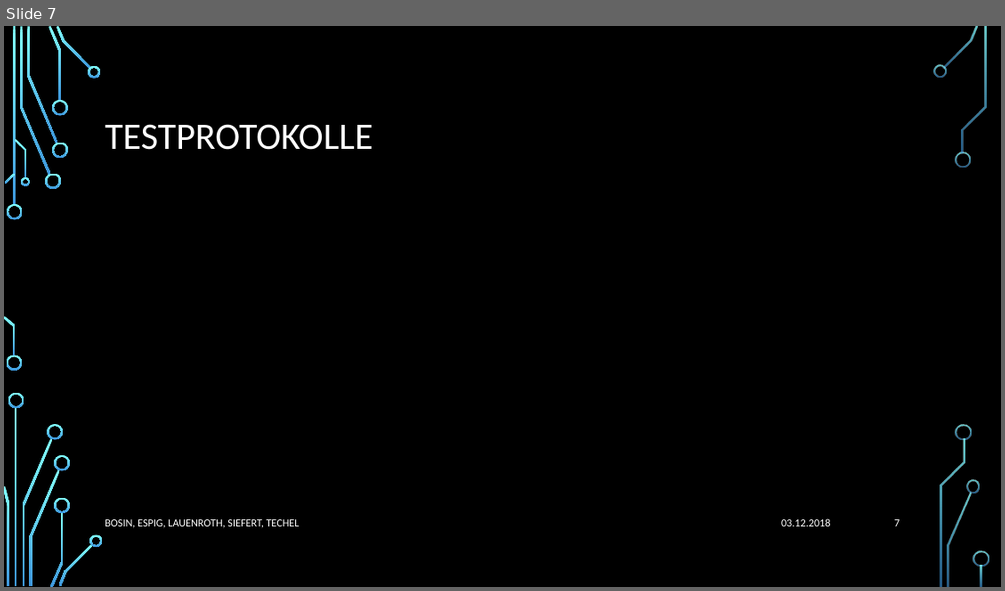
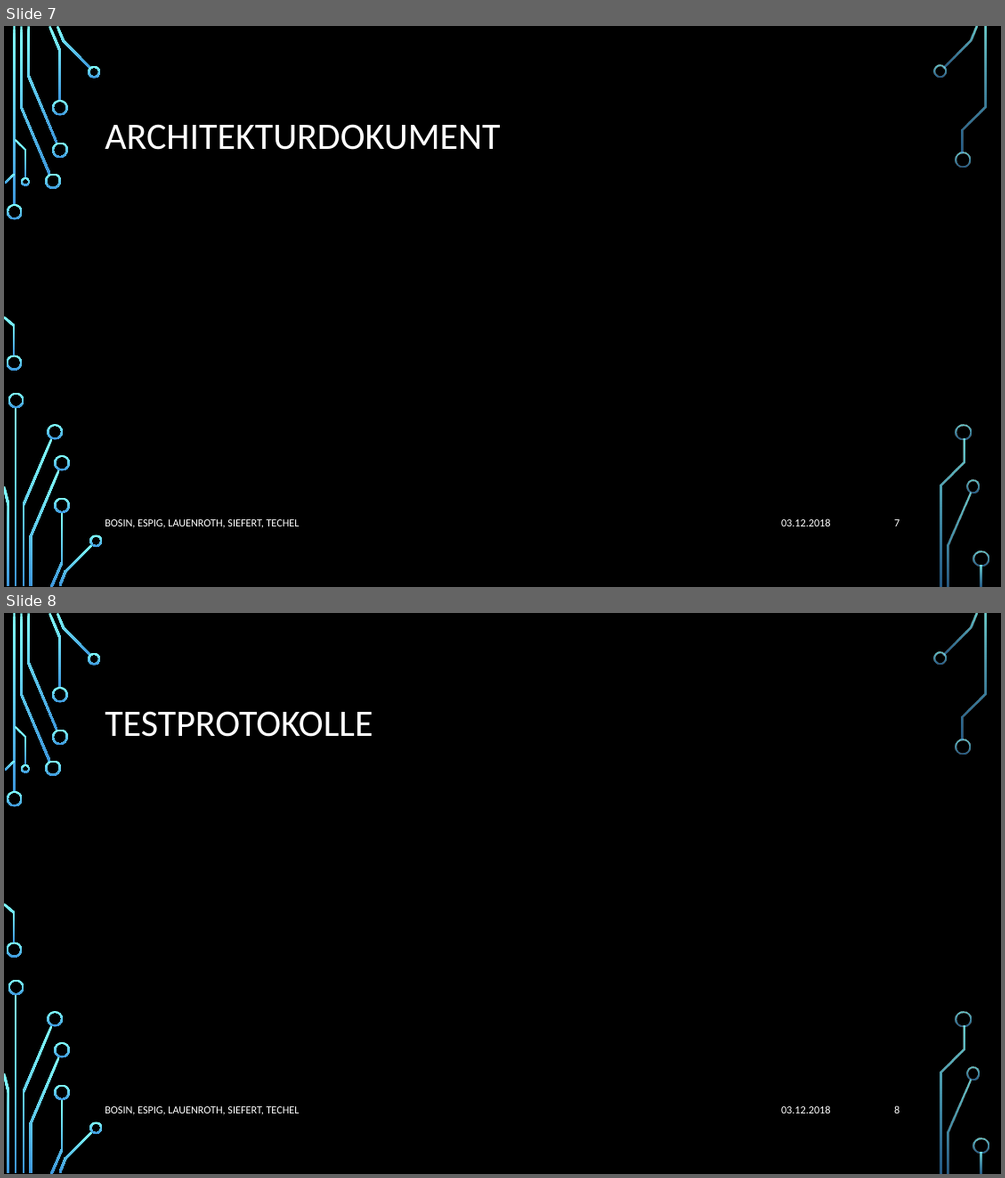
Before and after one commit to Jotec1705/SE-Project2018, a slide deck: Dokumente/02_Arbeitsbereich/01_Projekthandbuch/TouchDown Präsentation UniRisk.pptx. Shown one above the other, each under a label of ours: slide 7 before the commit, slides 7 and 8 after it. The pictures are 1005x591 and 1005x1178 pixels, drawn with LibreOffice and Linux fonts; fonts in the diff are those of the drawing; background and template pictures are left out. Boxes give left, top, right and bottom in pixels: in the first picture for what was removed or moved away, otherwise in the second. Text is boxed around its words. In the diff, an @@ line names an element or a change of style, - is before the commit and + after.

```diff
--- a/Dokumente/02_Arbeitsbereich/01_Projekthandbuch/TouchDown Präsentation UniRisk.pptx
+++ b/Dokumente/02_Arbeitsbereich/01_Projekthandbuch/TouchDown Präsentation UniRisk.pptx
@@ slide 7 added at (4, 26, 1001, 587), background picture (left out); not listed: 36 template elements that a slide beside it also shows @@
@@ title added at (105, 124, 500, 150), 36 pt, text #FFFFFF @@
+ARCHITEKTURDOKUMENT
@@ text added at (105, 519, 299, 528), 10.5 pt, text #FFFFFF @@
+BOSIN, ESPIG, LAUENROTH, SIEFERT, TECHEL
@@ text added at (781, 518, 830, 526), 10.5 pt, text #FFFFFF @@
+03.12.2018
@@ page number added at (894, 519, 899, 526), 10.5 pt, text #FFFFFF @@
+7
@@ what was slide 7 is now slide 8 @@
@@ page number at (894, 1105, 899, 1113): text changed @@
-7
+8
```
Also in this commit, not shown: 2 slides changed, 2 other slides added.
